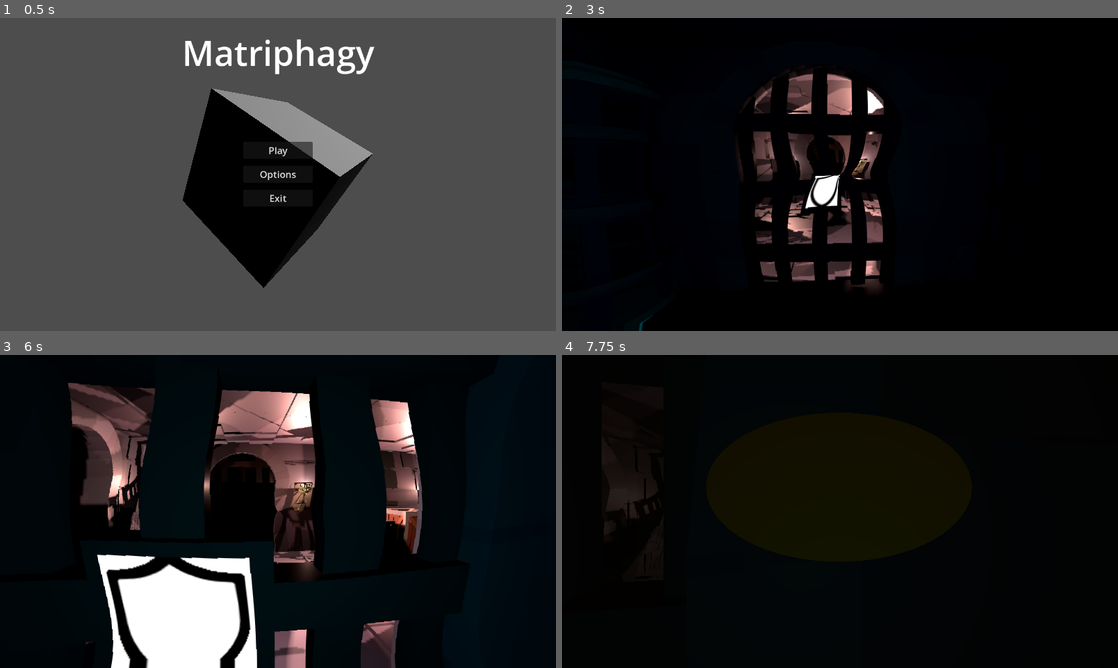
Above: before the commit, frames 1-4 (two rows, left to right).
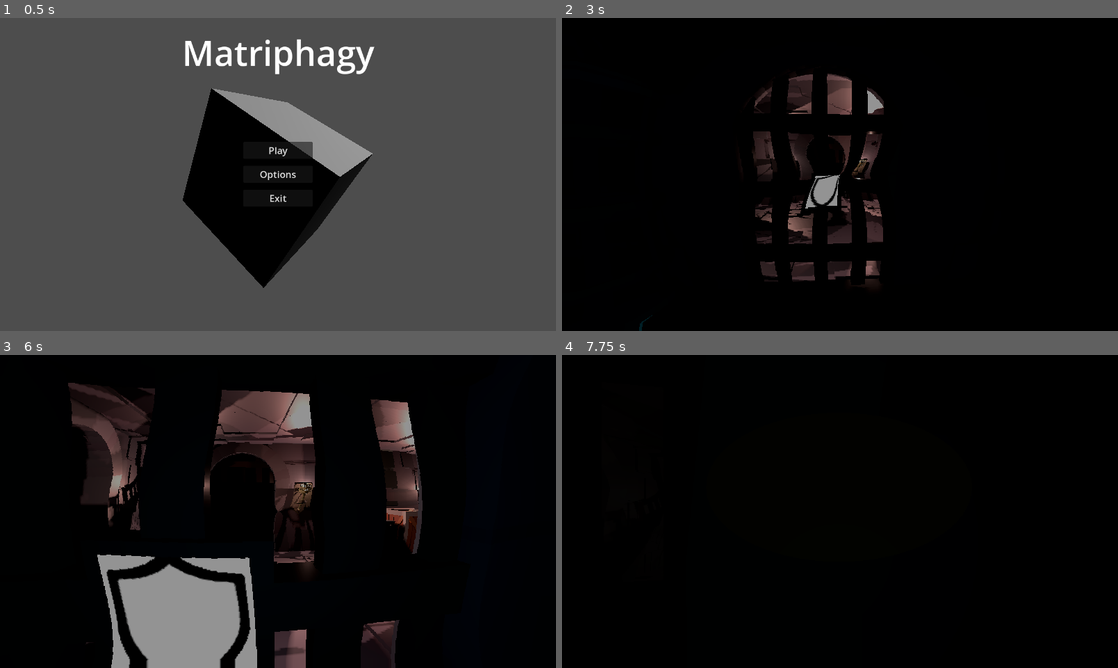
Above: after the commit, the same moments.

Repository: Kibaus/Jamsepticeye_GameJam
Game: Godot game, scene res://scenes/main.tscn
The game is run twice, just before and just after one commit, with the same random seed, the same clock (stepped at 60 frames per second) and the same inputs. Sound files missing from this copy of the repository are replaced by a short silence.
Inputs (mouse positions are in pixels of both pictures, inside the frame that each line leads up to):
- Up to frame 1 (0.5 s): no input
- Up to frame 2 (3 s): click "Play" at 0.5 s; tap Enter at 1.25 s; move the mouse to (867, 174) at 1.27 s; hold W (move_forward) from 1.28 s (still down); right-click (867, 174) at 1.35 s; tap Space (jump) at 1.52, 2.27 s; move the mouse to (812, 174) at 2.02 s; click (812, 174) at 2.1 s; move the mouse to (851, 168) at 2.77 s; right-click (851, 168) at 2.85 s
- Up to frame 3 (6 s): keep holding W (move_forward); move the mouse to (272, 517) at 3.52 s; click (272, 517) at 3.6 s; tap Space (jump) at 3.77, 4.25, 4.52, 5.27 s; move the mouse to (316, 514) at 4.27 s; right-click (316, 514) at 4.35 s; move the mouse to (233, 508) at 5.02 s; click (233, 508) at 5.1 s; move the mouse to (283, 511) at 5.77 s; right-click (283, 511) at 5.85 s
- Up to frame 4 (7.75 s): tap Enter at 6.5 s; move the mouse to (817, 505) at 6.52 s; release W (move_forward) at 6.53 s; hold D (move_right) 6.53-7.28 s; click (817, 505) at 6.6 s; tap Space (jump) at 6.77, 7.25, 7.52 s; move the mouse to (867, 511) at 7.27 s; hold W (move_forward) from 7.28 s (still down); right-click (867, 511) at 7.35 s

Frame 1 is identical in both runs. In frame 2, 4.7% of the frame differs, in the area x 13-58%, y 17-100%; in frame 3, 19%, in the area x 12-76%, y 8-100%; in frame 4, 0.6%.

Commit message:
Add mouse sensitivity and special visual effect options
Introduces new UI options for mouse sensitivity and a special visual effect toggle, including corresponding controls and signals in the options menu. Updates player and camera overlay scripts to use these new settings. Adds a reset button to restore all options to their default values.

Diff:
--- a/jamsepticeye-gj/scenes/components/camera_overlay.gd
+++ b/jamsepticeye-gj/scenes/components/camera_overlay.gd
@@ -23,7 +23,8 @@
 		canvas_overlay._hide_ripple_effect()
 		show_linear_depth_tween.kill()
 
-	canvas_overlay._show_ripple_effect()
+	if(UIManager.ui_option.is_special_visual_effect_on):
+		canvas_overlay._show_ripple_effect()
 	var mat = linear_depth_effect.get_active_material(0)
 
 	show_linear_depth_tween = create_tween()
--- a/jamsepticeye-gj/scenes/components/player.tscn
+++ b/jamsepticeye-gj/scenes/components/player.tscn
@@ -61,12 +61,10 @@
 
 [node name="CameraOverlay" type="Node3D" parent="CamPivot/Camera3D"]
 transform = Transform3D(1, 0, 0, 0, 1, 0, 0, 0, 1, 0, 0, -0.09656106)
-visible = false
 script = ExtResource("3_acvb7")
 
 [node name="LinearDepthEffect" type="MeshInstance3D" parent="CamPivot/Camera3D/CameraOverlay"]
 transform = Transform3D(1, 0, 0, 0, 0.9999973, -0.0023038324, 0, 0.0023038324, 0.9999973, 0, 0, 0)
-visible = false
 cast_shadow = 0
 mesh = SubResource("QuadMesh_h3cwf")
 skeleton = NodePath("../..")
--- a/jamsepticeye-gj/scenes/components/ui_options.tscn
+++ b/jamsepticeye-gj/scenes/components/ui_options.tscn
@@ -16,10 +16,10 @@
 anchors_preset = 5
 anchor_left = 0.5
 anchor_right = 0.5
-offset_left = -20.0
+offset_left = -35.5
 offset_top = 24.0
-offset_right = 20.0
-offset_bottom = 55.000015
+offset_right = 35.5
+offset_bottom = 47.0
 grow_horizontal = 2
 text = "OPTIONS"
 
@@ -29,12 +29,17 @@
 anchor_left = 0.5
 anchor_right = 0.5
 anchor_bottom = 1.0
-offset_left = -336.0
+offset_left = -320.0
 offset_right = 320.0
 grow_horizontal = 2
 grow_vertical = 2
 theme_override_constants/separation = 16
 alignment = 1
+
+[node name="reset" type="Button" parent="MenuButtons"]
+layout_mode = 2
+size_flags_horizontal = 4
+text = "Reset to default"
 
 [node name="Resolution" type="HSplitContainer" parent="MenuButtons"]
 layout_mode = 2
@@ -66,6 +71,22 @@
 max_value = 2.0
 step = 0.1
 
+[node name="MouseSensitivity" type="HSplitContainer" parent="MenuButtons"]
+layout_mode = 2
+split_offset = -105
+
+[node name="Label" type="Label" parent="MenuButtons/MouseSensitivity"]
+layout_mode = 2
+size_flags_horizontal = 3
+text = "Mouse Sensitivity"
+horizontal_alignment = 1
+
+[node name="HSlider" type="HSlider" parent="MenuButtons/MouseSensitivity"]
+layout_mode = 2
+size_flags_horizontal = 3
+max_value = 150.0
+step = 10.0
+
 [node name="FullScreen" type="HSplitContainer" parent="MenuButtons"]
 layout_mode = 2
 split_offset = -105
@@ -91,6 +112,20 @@
 horizontal_alignment = 1
 
 [node name="CheckButton" type="CheckButton" parent="MenuButtons/VSYNC"]
+layout_mode = 2
+size_flags_horizontal = 6
+
+[node name="SpecialVisualEffect" type="HSplitContainer" parent="MenuButtons"]
+layout_mode = 2
+split_offset = -105
+
+[node name="Label" type="Label" parent="MenuButtons/SpecialVisualEffect"]
+layout_mode = 2
+size_flags_horizontal = 3
+text = "Special Visual Effect"
+horizontal_alignment = 1
+
+[node name="CheckButton" type="CheckButton" parent="MenuButtons/SpecialVisualEffect"]
 layout_mode = 2
 size_flags_horizontal = 6
 
@@ -146,10 +181,13 @@
 layout_mode = 2
 text = "Return"
 
+[connection signal="button_down" from="MenuButtons/reset" to="." method="_on_ResetButton_pressed"]
 [connection signal="item_selected" from="MenuButtons/Resolution/OptionButton" to="." method="_on_OptionResolution_selected"]
 [connection signal="value_changed" from="MenuButtons/3DScaling/HSlider" to="." method="_on_Option3DScaling_value_changed"]
+[connection signal="value_changed" from="MenuButtons/MouseSensitivity/HSlider" to="." method="_on_MouseSensitivity_value_changed"]
 [connection signal="toggled" from="MenuButtons/FullScreen/CheckButton" to="." method="_on_FullSCreen_checkbutton_toggle"]
 [connection signal="toggled" from="MenuButtons/VSYNC/CheckButton" to="." method="_on_VSYNC_checkbutton_toggle"]
+[connection signal="toggled" from="MenuButtons/SpecialVisualEffect/CheckButton" to="." method="_on_SpecialVisualEffct_toggle"]
 [connection signal="value_changed" from="MenuButtons/MasterVolume/HSlider" to="." method="_on_MasterSlider_value_changed"]
 [connection signal="value_changed" from="MenuButtons/BackgroundMusicVolume/HSlider" to="." method="_on_MusicSlider_value_changed"]
 [connection signal="value_changed" from="MenuButtons/SFXVolume/HSlider" to="." method="_on_SFXSlider_value_changed"]
--- a/jamsepticeye-gj/scripts/player.gd
+++ b/jamsepticeye-gj/scripts/player.gd
@@ -12,7 +12,7 @@
 var target_velocity = Vector3.ZERO
 
 #mouse input
-@export_range(1, 100, 1) var mouse_sensitivity: int = 50
+#@export_range(1, 100, 1) var mouse_sensitivity: int = 50
 @export var max_pitch : float = 89
 @export var min_pitch : float = -89
 
@@ -110,7 +110,8 @@
 	var motion: Vector2 = event.xformed_by(viewport_transform).relative
 	var degrees_per_unit: float = 0.001
 
-	motion *= mouse_sensitivity
+	#motion *= mouse_sensitivity
+	motion *= UIManager.ui_option.mouse_sensitivity
 	motion *= degrees_per_unit
 
 	add_yaw(motion.x)
--- a/jamsepticeye-gj/scripts/ui_manager.gd
+++ b/jamsepticeye-gj/scripts/ui_manager.gd
@@ -12,6 +12,7 @@
 var previous_ui : UI = UI.none
 
 @onready var canvas_overlay: Control = $CanvasOverlay
+@onready var ui_option: Control = $ui_options
 
 # Called when the node enters the scene tree for the first time.
 func _ready() -> void:
--- a/jamsepticeye-gj/scripts/ui_options.gd
+++ b/jamsepticeye-gj/scripts/ui_options.gd
@@ -9,6 +9,12 @@
 @onready var resolution_option_button: OptionButton = $MenuButtons/Resolution/OptionButton
 @onready var full_screen_toggle: CheckButton = $MenuButtons/FullScreen/CheckButton
 @onready var scale_3d_slider: HSlider = $"MenuButtons/3DScaling/HSlider"
+@onready var mouse_sensitive_slider: HSlider = $MenuButtons/MouseSensitivity/HSlider
+@onready var special_visual_effect_checkbutton: CheckButton = $MenuButtons/SpecialVisualEffect/CheckButton
+
+var mouse_sensitivity: int = 50
+
+var is_special_visual_effect_on: bool = true
 
 var resolutions = [
 	Vector2(960, 540),
@@ -20,17 +26,23 @@
 func _ready() -> void:
 	pass # Replace with function body.
 	#Set true option value fist time
-	master_volume.value = AudioManager.master_volume
-	background_music_volume.value = AudioManager.background_music_volume
-	sfx_volume.value = AudioManager.sound_effect_volume
-	vsync_checkbutton.button_pressed = DisplayServer.window_get_vsync_mode()
-	print(DisplayServer.window_get_vsync_mode())
+	#master_volume.value = AudioManager.master_volume
+
+
+	#background_music_volume.value = AudioManager.background_music_volume
+	#sfx_volume.value = AudioManager.sound_effect_volume
+	#vsync_checkbutton.button_pressed = DisplayServer.window_get_vsync_mode()
+
 	for i in range(resolutions.size()):
 		var res = resolutions[i]
 		resolution_option_button.add_item(str(int(res.x)) + " x " + str(int(res.y)))
+
+	_on_ResetButton_pressed()
+
 	#resolution_option_button.selected = -1
-	scale_3d_slider.value = get_viewport().scaling_3d_scale
-	full_screen_toggle.button_pressed = DisplayServer.window_get_mode()
+	#scale_3d_slider.value = get_viewport().scaling_3d_scale
+	#full_screen_toggle.button_pressed = DisplayServer.window_get_mode()
+	#mouse_sensitive_slider.value = mouse_sensitivity
 
 
 
@@ -72,3 +84,42 @@
 
 func _on_Option3DScaling_value_changed(value):
 	get_viewport().scaling_3d_scale = value
+
+func _on_MouseSensitivity_value_changed(value):
+	if(value == 0):
+		value += 1
+	mouse_sensitivity = value
+
+func _on_SpecialVisualEffct_toggle(toggle_on):
+	is_special_visual_effect_on = toggle_on
+
+func _on_ResetButton_pressed():
+	full_screen_toggle.button_pressed = DisplayServer.window_get_mode()
+
+	#Reset Master Volume
+	AudioManager.master_volume = 1
+	master_volume.value = AudioManager.master_volume
+
+	#Reset Music Volume
+	AudioManager.background_music_volume = 0
+	background_music_volume.value = AudioManager.background_music_volume
+
+	#Reset SFX Volume
+	AudioManager.sound_effect_volume = 1
+	sfx_volume.value = AudioManager.sound_effect_volume
+
+	#Reset VSYNC
+	DisplayServer.window_set_vsync_mode(DisplayServer.VSYNC_ENABLED)
+	vsync_checkbutton.button_pressed = true
+
+	#Reset 3D Scaling
+	get_viewport().scaling_3d_scale = 1
+	scale_3d_slider.value = get_viewport().scaling_3d_scale
+
+	#Reset mouse sensitive
+	mouse_sensitivity = 50
+	mouse_sensitive_slider.value = mouse_sensitivity
+
+	#Reset VFX
+	is_special_visual_effect_on = true
+	special_visual_effect_checkbutton.button_pressed = true
